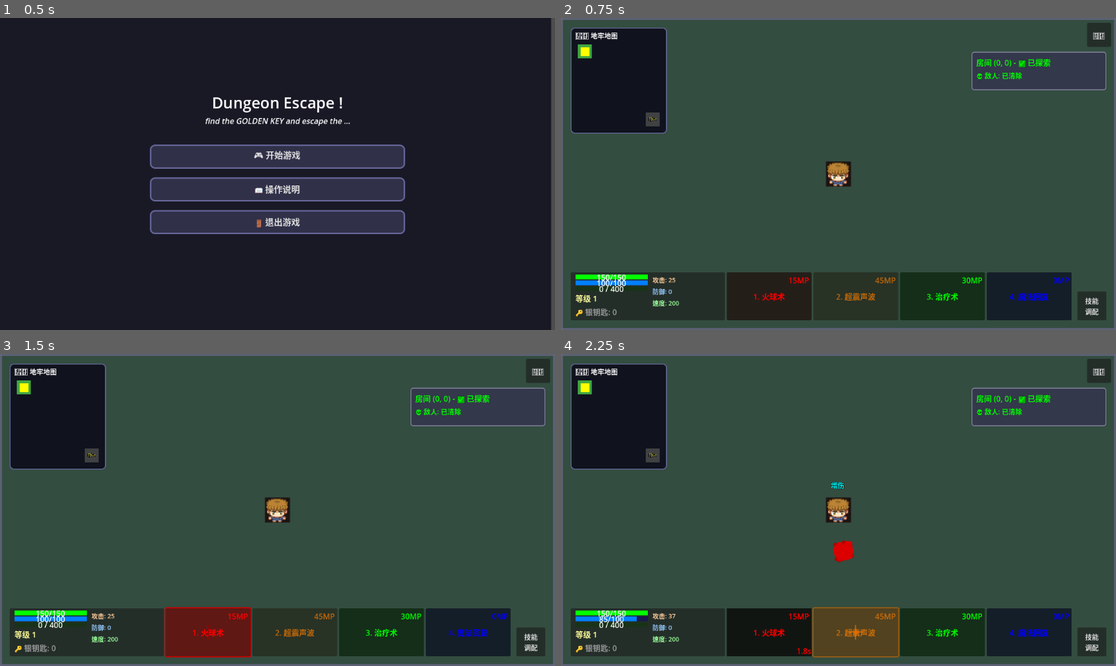
Above: before the commit, frames 1-4 (two rows, left to right).
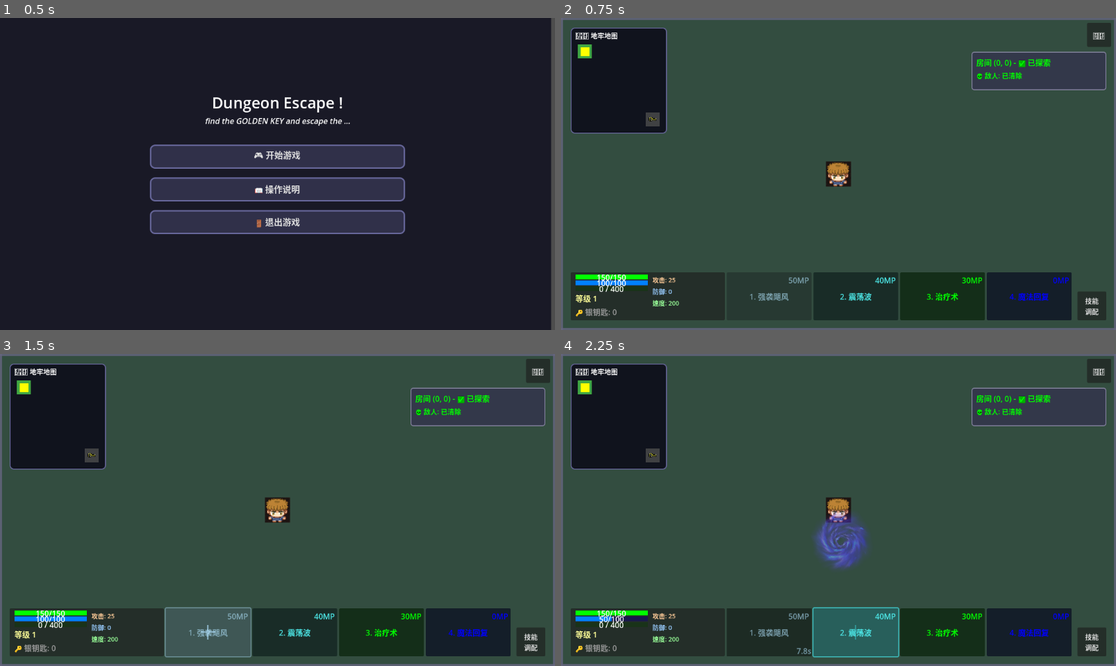
Above: after the commit, the same moments.

Repository: BXy213/Dungeon
Game: Godot game, scene res://Scenes/MainScene.tscn
The game is run twice, just before and just after one commit, with the same random seed, the same clock (stepped at 60 frames per second) and the same inputs.
Inputs:
- Up to frame 1 (0.5 s): no input
- Up to frame 2 (0.75 s): click "🎮 开始游戏" at 0.5 s
- Up to frame 3 (1.5 s): click "1. 火球术" (after the commit: "1. 强袭飓风") at 1.25 s
- Up to frame 4 (2.25 s): click "2. 超震声波" (after the commit: "2. 震荡波") at 2 s

Frame 1 is identical in both runs. In frame 2, 2.5% of the frame differs, in the area x 29-61%, y 81-97%; in frame 3, 2.8%; in frame 4, 4.2%, in the area x 6-61%, y 40-98%.

Commit message:
Update player skills and refine skill parameters: Changed initial skills for the player character to include 'tornado' and 'shockwave', adjusted skill widths and mana costs for better balance, and enhanced skill effect creation methods for Tornado and Shockwave skills. Updated stun duration for VoidPrisonSkill to improve gameplay dynamics.

Diff:
--- a/Scenes/Player.tscn
+++ b/Scenes/Player.tscn
@@ -21,7 +21,7 @@
 
 [node name="SkillManager" type="Node" parent="."]
 script = ExtResource("1_xhfnw")
-initial_skills = Array[String](["fireball", "sonic_wave", "heal", "mana_restore"])
+initial_skills = Array[String](["tornado", "shockwave", "heal", "mana_restore"])
 
 [node name="Camera2D" type="Camera2D" parent="."]
 limit_left = -100
--- /dev/null
+++ b/Scenes/ShockwaveSkill.tscn
@@ -0,0 +1,23 @@
+[gd_scene load_steps=4 format=3 uid="uid://c4v5w6x7y81aa"]
+
+[ext_resource type="Script" uid="uid://uhv8vdyiwewf" path="res://scripts/SkillEffect.gd" id="1_shockwave"]
+[ext_resource type="Texture2D" uid="uid://d3x3u53ugye06" path="res://art/shockwave.png" id="2_shockwave"]
+
+[sub_resource type="RectangleShape2D" id="RectangleShape2D_shockwave"]
+size = Vector2(50, 50)
+
+[node name="ShockwaveEffect" type="Area2D"]
+collision_layer = 8
+collision_mask = 7
+script = ExtResource("1_shockwave")
+
+[node name="CollisionShape2D" type="CollisionShape2D" parent="."]
+shape = SubResource("RectangleShape2D_shockwave")
+
+[node name="Sprite2D" type="Sprite2D" parent="."]
+modulate = Color(0.3, 0.9, 0.9, 0.7)
+position = Vector2(-26, 4)
+texture = ExtResource("2_shockwave")
+
+[connection signal="area_entered" from="." to="." method="_on_area_entered"]
+[connection signal="body_entered" from="." to="." method="_on_body_entered"]
--- /dev/null
+++ b/Scenes/TornadoSkill.tscn
@@ -0,0 +1,22 @@
+[gd_scene load_steps=4 format=3 uid="uid://bs2kqxm5yh5s6"]
+
+[ext_resource type="Script" uid="uid://uhv8vdyiwewf" path="res://scripts/SkillEffect.gd" id="1_tornado"]
+[ext_resource type="Texture2D" uid="uid://d2rymi0w3ma8w" path="res://art/tornado.png" id="2_tornado"]
+
+[sub_resource type="RectangleShape2D" id="RectangleShape2D_tornado"]
+size = Vector2(60, 60)
+
+[node name="TornadoEffect" type="Area2D"]
+collision_layer = 8
+collision_mask = 7
+script = ExtResource("1_tornado")
+
+[node name="CollisionShape2D" type="CollisionShape2D" parent="."]
+shape = SubResource("RectangleShape2D_tornado")
+
+[node name="Sprite2D" type="Sprite2D" parent="."]
+modulate = Color(0.7, 0.9, 1, 0.6)
+texture = ExtResource("2_tornado")
+
+[connection signal="area_entered" from="." to="." method="_on_area_entered"]
+[connection signal="body_entered" from="." to="." method="_on_body_entered"]
--- a/scripts/SkillEffect.gd
+++ b/scripts/SkillEffect.gd
@@ -9,6 +9,7 @@
 var traveled_distance: float = 0.0
 var skill_radius: float = 0.0  # 技能作用范围半径（通用）
 var skill_width: float = 0.0  # 技能宽度（用于定向技能如龙卷风、声波）
+var skill_length: float = 0.0  # 技能长度（用于定向技能，0表示使用默认值）
 var source: Node = null  # 技能来源（玩家或敌人）
 
 # Buff相关属性（命中时对目标施加buff）
@@ -67,16 +68,24 @@
 
 func setup_projectile_skill() -> void:
 	"""设置弹道技能（包括普通弹道、龙卷风、声波等）"""
-	# 如果有技能宽度，调整贴图缩放
-	if sprite and skill_width > 0:
-		# 调整精灵的Y轴缩放以匹配技能宽度
-		# 假设原始贴图高度是32像素
-		var original_height = 32.0
-		var scale_y = skill_width / original_height
-		var scale_x = sprite.scale.x  # 保持X轴的原始缩放
+	# 如果有技能宽度或长度，调整贴图缩放
+	if sprite and (skill_width > 0 or skill_length > 0):
+		# 假设原始贴图大小是32x32像素
+		var original_size = 32.0
+		var scale_x = sprite.scale.x  # 默认保持X轴的原始缩放
+		var scale_y = sprite.scale.y  # 默认保持Y轴的原始缩放
+
+		# 如果设置了skill_length，调整X轴缩放
+		if skill_length > 0:
+			scale_x = skill_length / original_size
+
+		# 如果设置了skill_width，调整Y轴缩放
+		if skill_width > 0:
+			scale_y = skill_width / original_size
+
 		sprite.scale = Vector2(scale_x, scale_y)
 
-		print("  🎨 调整弹道贴图缩放: scale=", sprite.scale, " (宽度: ", skill_width, ")")
+		print("  🎨 调整弹道贴图缩放: scale=", sprite.scale, " (长度: ", skill_length if skill_length > 0 else "默认", ", 宽度: ", skill_width if skill_width > 0 else "默认", ")")
 
 func setup_directional_collision() -> void:
 	"""设置定向碰撞盒（矩形，朝向发射方向）"""
@@ -85,8 +94,8 @@
 
 	# 创建矩形碰撞盒
 	var rect_shape = RectangleShape2D.new()
-	# 长度固定为30像素，宽度由skill_width决定
-	var collision_length = 30.0
+	# 如果设置了skill_length则使用，否则使用默认值30像素
+	var collision_length = skill_length if skill_length > 0 else 30.0
 	rect_shape.size = Vector2(collision_length, skill_width)
 	collision_shape.shape = rect_shape
 
--- a/scripts/skills/ShockwaveSkill.gd
+++ b/scripts/skills/ShockwaveSkill.gd
@@ -7,7 +7,7 @@
 @export var damage_multiplier: float = 2.0  # 伤害倍率（基于玩家攻击力）
 @export var wave_speed: float = 400.0  # 波动速度
 @export var wave_distance: float = 800.0  # 波动距离
-@export var wave_width: float = 80.0  # 波动宽度
+@export var wave_width: float = 40.0  # 波动宽度
 
 func _init(p_player: Node = null, p_skill_manager: Node = null):
 	super._init(p_player, p_skill_manager)
@@ -16,11 +16,28 @@
 	skill_id = "shockwave"
 	skill_name = "震荡波"
 	cooldown = 8.0
-	mana_cost = 60
+	mana_cost = 40
 	max_range = 0.0  # 无射程限制
 	skill_color = Color(0.3, 0.9, 0.9)  # 青色
 	description = "发射直线震荡波，对路径上所有敌人造成伤害"
 	cast_type = SkillCastType.TARGET_GROUND
+
+func create_skill_effect(effect_type: String, position: Vector2) -> Node:
+	"""重写父类方法，使用自定义的ShockwaveSkill场景"""
+	var effect = preload("res://Scenes/ShockwaveSkill.tscn").instantiate()
+	effect.global_position = position
+	effect.modulate = Color(1.0, 1.0, 1.0, 1.0)
+	effect.skill_type = effect_type
+	effect.source = player  # 设置技能来源为玩家
+
+	# 添加到场景但延迟初始化
+	var skill_effects = player.get_tree().current_scene.get_node_or_null("SkillEffects")
+	if skill_effects:
+		skill_effects.add_child(effect)
+	else:
+		player.get_tree().current_scene.add_child(effect)
+
+	return effect
 
 func execute_skill_effect(target_position: Vector2, _target_node: Node) -> void:
 	"""执行震荡波效果"""
@@ -34,14 +51,13 @@
 	var skill_damage = int(player_attack * damage_multiplier)
 
 	# 创建震荡波
-	var shockwave = create_skill_effect("sonic_wave", player.global_position)  # 复用sonic_wave的逻辑
+	var shockwave = create_skill_effect("sonic_wave", player.global_position)
 	shockwave.direction = (target_position - player.global_position).normalized()
 	shockwave.speed = wave_speed
 	shockwave.damage = skill_damage
 	shockwave.max_distance = wave_distance
 	shockwave.skill_width = wave_width
 	shockwave.life_time = 3.0
-	shockwave.modulate = Color(0.3, 0.9, 0.9, 0.7)
 
 	# 穿透所有敌人，每个敌人只命中一次
 	shockwave.set_meta("hit_once", true)
--- a/scripts/skills/TornadoSkill.gd
+++ b/scripts/skills/TornadoSkill.gd
@@ -8,7 +8,7 @@
 @export var stun_duration: float = 3.0  # 眩晕持续时间
 @export var tornado_speed: float = 300.0  # 龙卷风速度
 @export var tornado_distance: float = 600.0  # 龙卷风飞行距离
-@export var tornado_width: float = 120.0  # 龙卷风宽度（垂直于发射方向）
+@export var tornado_width: float = 50.0  # 龙卷风宽度（垂直于发射方向）
 
 func _init(p_player: Node = null, p_skill_manager: Node = null):
 	super._init(p_player, p_skill_manager)
@@ -22,6 +22,23 @@
 	skill_color = Color(0.7, 0.9, 1.0, 0.6)  # 淡蓝色半透明
 	description = "发射龙卷风，眩晕敌人3秒"
 	cast_type = SkillCastType.TARGET_GROUND
+
+func create_skill_effect(effect_type: String, position: Vector2) -> Node:
+	"""重写父类方法，使用自定义的TornadoSkill场景"""
+	var effect = preload("res://Scenes/TornadoSkill.tscn").instantiate()
+	effect.global_position = position
+	effect.modulate = Color(1.0, 1.0, 1.0, 1.0)
+	effect.skill_type = effect_type
+	effect.source = player  # 设置技能来源为玩家
+
+	# 添加到场景但延迟初始化
+	var skill_effects = player.get_tree().current_scene.get_node_or_null("SkillEffects")
+	if skill_effects:
+		skill_effects.add_child(effect)
+	else:
+		player.get_tree().current_scene.add_child(effect)
+
+	return effect
 
 func execute_skill_effect(target_position: Vector2, _target_node: Node) -> void:
 	"""执行强袭飓风效果"""
@@ -38,8 +55,8 @@
 	tornado.damage = skill_damage
 	tornado.max_distance = tornado_distance
 	tornado.skill_width = tornado_width  # 设置技能宽度
+	tornado.skill_length = tornado_width  # 设置技能长度与宽度一致（正方形）
 	tornado.life_time = 5.0
-	tornado.modulate = skill_color
 
 	# 设置命中时的眩晕buff
 	tornado.on_hit_buff_type = BuffSystem.BuffType.STUN
--- a/scripts/skills/VoidPrisonSkill.gd
+++ b/scripts/skills/VoidPrisonSkill.gd
@@ -6,7 +6,7 @@
 # 可配置参数
 @export var damage_multiplier: float = 1.5  # 伤害倍率（基于玩家攻击力）
 @export var prison_radius: float = 150.0  # 牢笼范围
-@export var stun_duration: float = 2.5  # 眩晕持续时间
+@export var stun_duration: float = 3.5  # 眩晕持续时间
 @export var delay: float = 0.5  # 延迟触发时间（给敌人反应时间）
 
 func _init(p_player: Node = null, p_skill_manager: Node = null):
Binary file added: art/shockwave.png
Not shown, added: art/shockwave.png.import
Binary file added: art/tornado.png
Not shown, added: art/tornado.png.import
